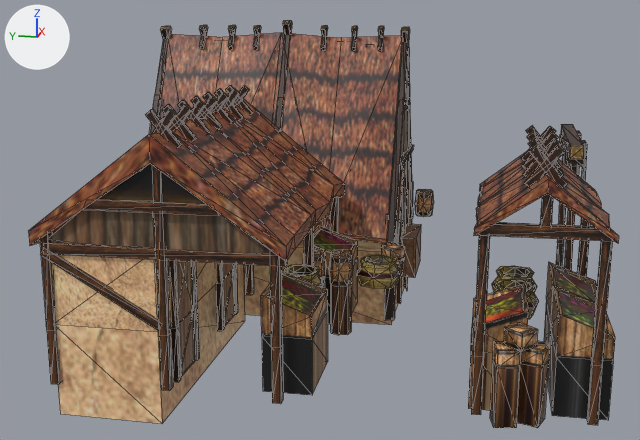
Two versions of the COLLADA model art/meshes/structural/suebians/market.dae, one commit apart.
Rendered twice from a 50 mm camera at (-52.2, -9.1, 15.3) aimed at (-0.6, 1.2, 2.4). Lighting does not change. The marker at upper left points along +X, +Y and +Z. Mesh edges are drawn as thin lines. Where no turn or scale is listed for an object, it has been applied to the vertices.

Names of what the first picture shows: 'market'.
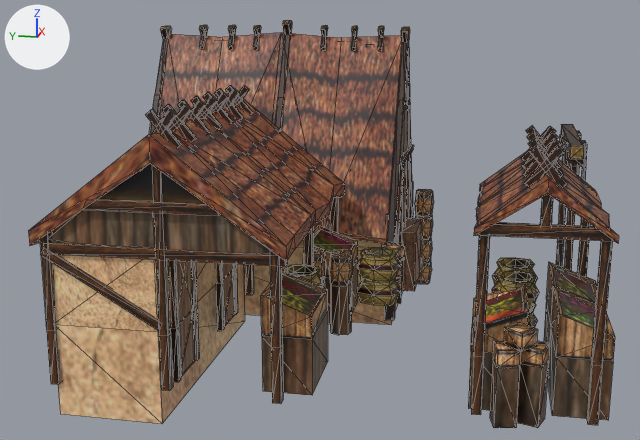
Edits to the bpy script that builds the scene:
```text
Change me_cube_844:
    used by ob_market; location = (-0.92, 0.39, 0.0)
    remove me_cube_844.from_pydata(...)  # 1579 vertices, 2386 faces; spans x -13.6..15.7, y -15.1..14.0, z -5.4..14.1
    add me_cube_844.from_pydata(...)  # 1914 vertices, 2954 faces; spans x -13.6..15.7, y -15.1..14.0, z -5.7..14.1
    me_cube_844 part 1: the loose piece of 49 vertices spanning x -8.2..-5.6, y -12.0..-9.6, z -0.2..1.3 is copied, and the copy is moved by (0.0, 0.0, -1.0); it spans x -8.2..-5.6, y -12.0..-9.6, z -1.2..0.2
    me_cube_844 part 2: the loose piece of 49 vertices spanning x -2.6..-0.2, y -4.3..-1.8, z -0.9..0.6 is copied, and the copy is moved by (0.0, 0.0, -1.0); it spans x -2.6..-0.2, y -4.3..-1.8, z -1.9..-0.5
    me_cube_844 part 3: the loose piece of 8 vertices spanning x 9.0..9.4, y -3.5..-3.1, z -0.5..4.8 is copied, and the copy is scaled about its middle by (3.05, 2.28, 0.158), then moved by (-8.9, -0.4, -3.5); it spans x -0.2..0.8, y -4.3..-3.2, z -1.7..-0.9
    me_cube_844 part 4: a new loose piece of 25 vertices spanning x 13.9..15.4, y -5.1..-3.6, z -2.2..-0.3, in mat_textura_suevos (picture img_sueb_struct_png)
    me_cube_844 part 5: a new loose piece of 25 vertices spanning x 13.9..15.4, y -5.1..-3.6, z -4.0..-2.2, in mat_textura_suevos (picture img_sueb_struct_png)
    me_cube_844 part 6: a new loose piece of 25 vertices spanning x 13.9..15.4, y -5.1..-3.6, z -5.7..-3.9, in mat_textura_suevos (picture img_sueb_struct_png)
    me_cube_844 part 7: 98 vertices moved from x -8.2..-3.2, y -12.0..-9.6, z -0.2..1.3 to x -8.2..-3.2, y -12.0..-9.6, z 0.3..1.7
    me_cube_844 part 8: 49 vertices moved from x -2.6..-0.2, y -4.3..-1.8, z -0.9..0.6 to x -2.6..-0.2, y -4.3..-1.8, z -0.4..1.1; 8 vertices added at x 0.9..2.3, y -4.1..-2.8, z -1.7..-0.9
    me_cube_844 part 9: 8 vertices moved from x 7.1..11.3, y -4.5..-3.4, z -3.1..-0.3 to x 7.1..11.3, y -4.5..-3.4, z -4.1..0.1
    me_cube_844 part 10: 64 kept faces spanning x -13.6..2.1, y -15.1..1.3, z -3.4..-0.4 get new texture (UV) coordinates
```

Where the change shows, as pixel boxes [x1, y1, x2, y2] in the pictures (640 x 440 px; the box of a moved part takes in the faces that stretch with it):
part 1 of me_cube_844, added: after [528, 306, 538, 328]
part 2 of me_cube_844, added (brown): after [357, 278, 400, 306]
part 3 of me_cube_844, added: after [396, 277, 402, 292]
part 4 of me_cube_844, added: after [415, 215, 433, 240]
part 5 of me_cube_844, added: after [420, 239, 432, 262]
part 6 of me_cube_844, added: after [417, 260, 432, 284]
part 7 of me_cube_844, moved or reshaped: before [492, 266, 539, 319]; after [492, 258, 539, 310]
part 8 of me_cube_844, moved or reshaped: before [357, 255, 400, 289]; after [357, 247, 403, 282]
part 9 of me_cube_844, moved or reshaped: before [402, 224, 421, 278]; after [401, 218, 422, 292]
part 10 of me_cube_844, surface changed (black to brown): [262, 259, 613, 428] in both
